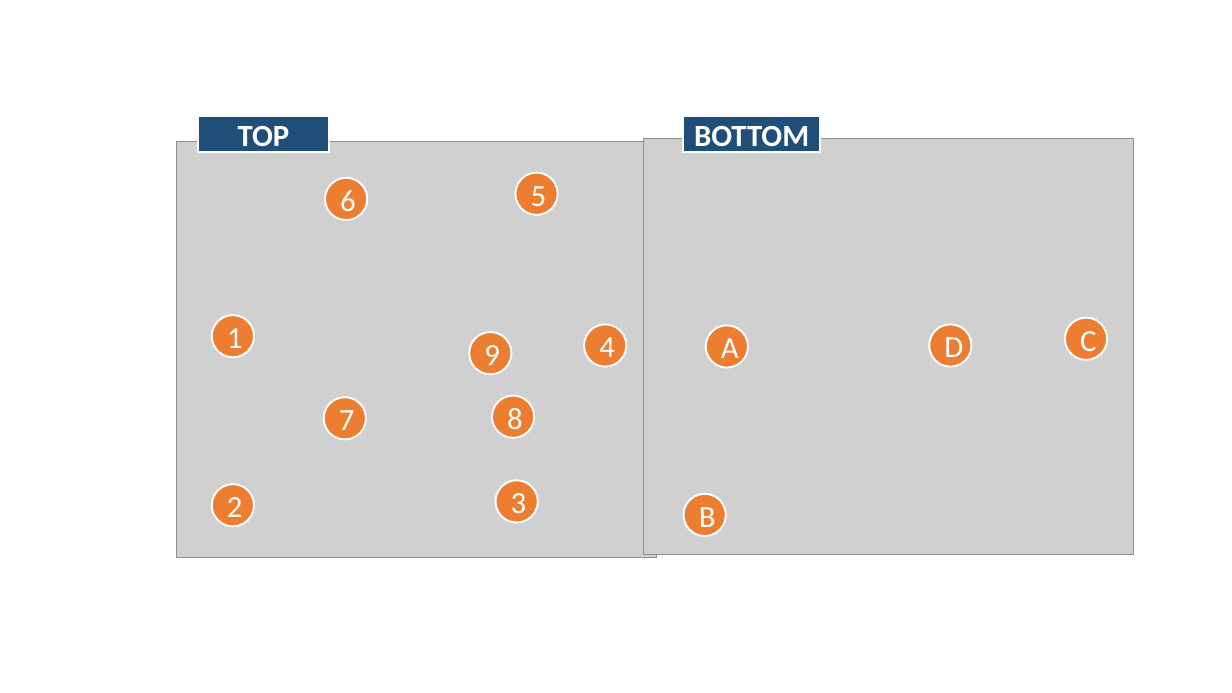
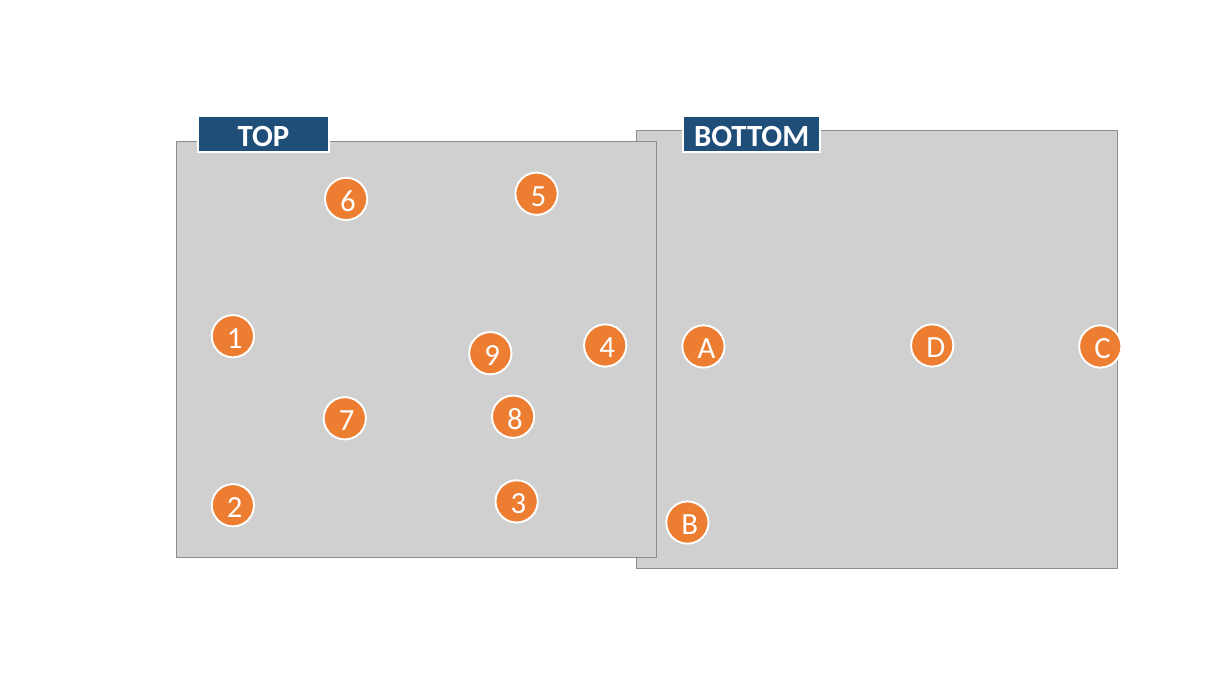
Before and after one commit to SeeedDocument/RePhone_core_2G-Atmel32u4, a slide deck: slide 1 of img/New Microsoft PowerPoint 演示文稿.pptx. Drawn at 1232x693 pixels with LibreOffice and Linux fonts; fonts in the diff are those of the drawing; grey boxes stand for pictures. Boxes give left, top, right and bottom in pixels: in the first picture for what was removed or moved away, otherwise in the second. Text is boxed around its words. In the diff, an @@ line names an element or a change of style, - is before the commit and + after.

```diff
--- a/img/New Microsoft PowerPoint 演示文稿.pptx
+++ b/img/New Microsoft PowerPoint 演示文稿.pptx
@@ picture: place and size @@
-picture at [644, 139, 1134, 554]
+picture at [637, 130, 1117, 568]
@@ ellipse "A": place and size @@
-ellipse "A" at [706, 325, 749, 368]
+ellipse "A" at [682, 325, 725, 368]
@@ ellipse "D": place and size @@
-ellipse "D" at [930, 324, 972, 367]
+ellipse "D" at [911, 324, 954, 367]
@@ ellipse "C": place and size @@
-ellipse "C" at [1066, 318, 1108, 360]
+ellipse "C" at [1080, 325, 1122, 368]
@@ ellipse "B": place and size @@
-ellipse "B" at [684, 494, 726, 536]
+ellipse "B" at [666, 502, 709, 544]
```
Also in this commit, not shown: 1 other file.
